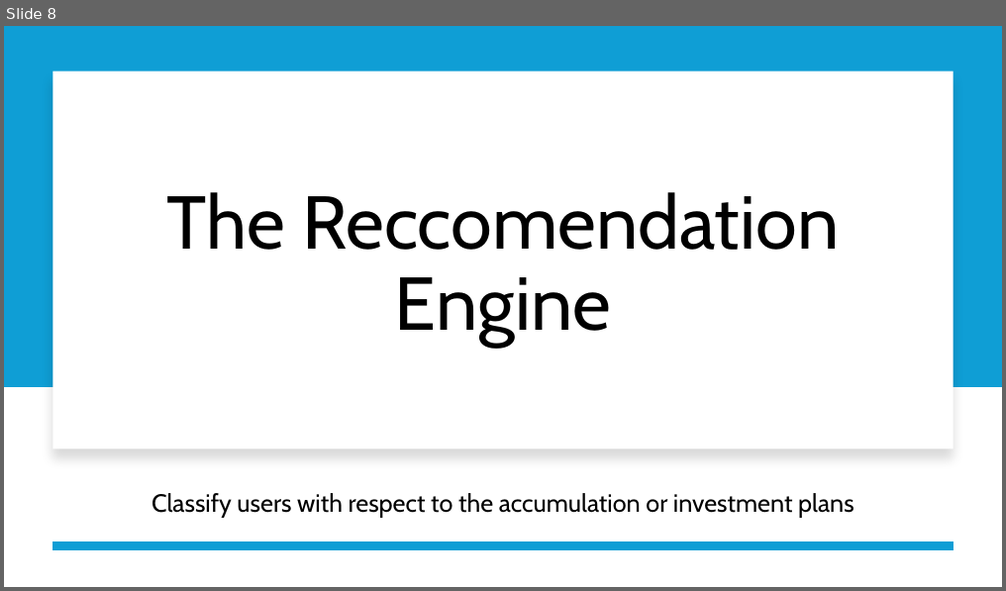
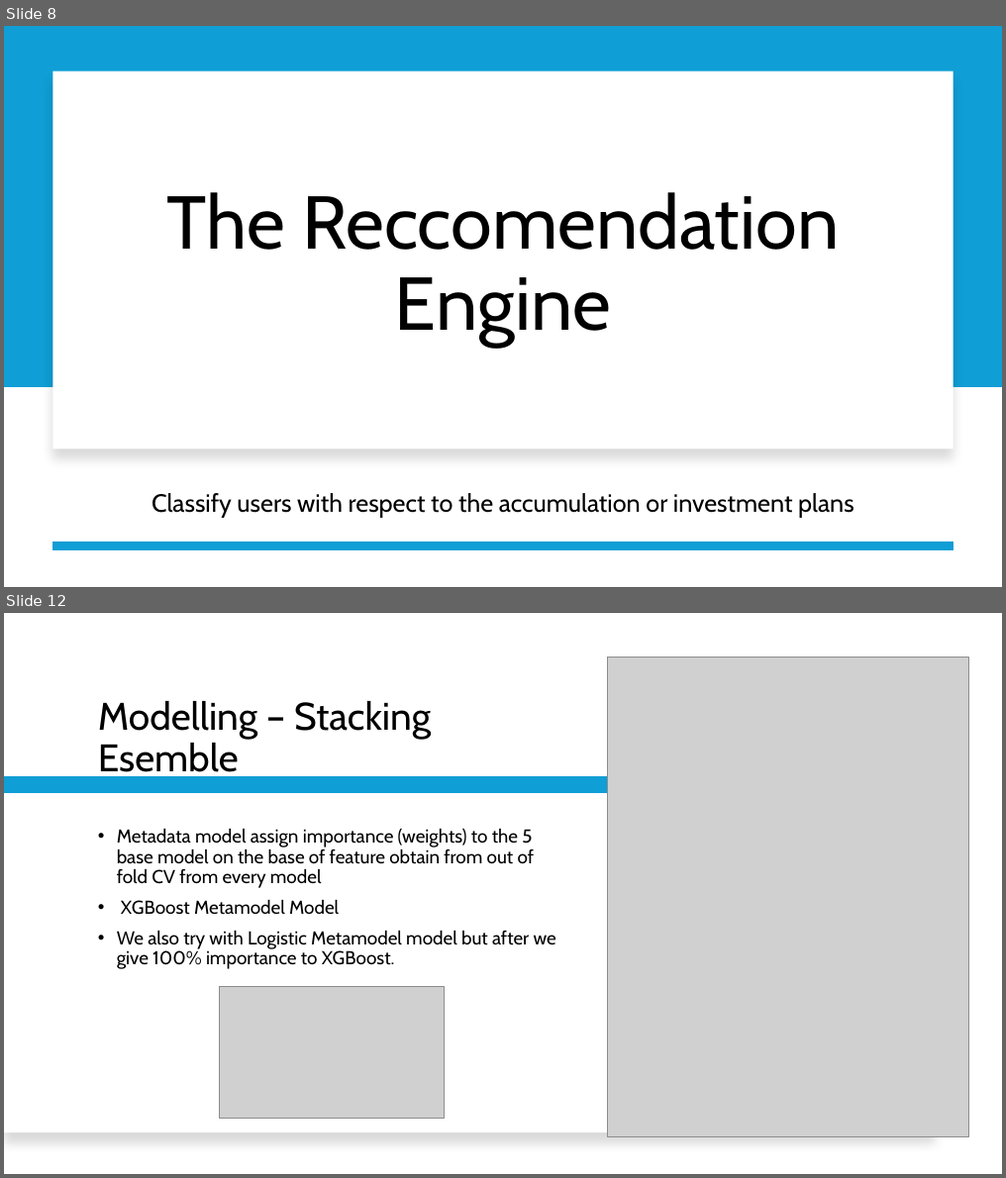
Before and after one commit to Smael-olk/Fintech, a slide deck: Business Case 2/Presentation Business Case 2.pptx. Shown one above the other, each under a label of ours: slide 8 before the commit, slides 8 and 12 after it; the slides between them are not shown. The pictures are 1006x591 and 1006x1178 pixels, drawn with LibreOffice and Linux fonts; fonts in the diff are those of the drawing; grey boxes stand for pictures. Boxes give left, top, right and bottom in pixels: in the first picture for what was removed or moved away, otherwise in the second. Text is boxed around its words. In the diff, an @@ line names an element or a change of style, - is before the commit and + after.

```diff
--- a/Business Case 2/Presentation Business Case 2.pptx
+++ b/Business Case 2/Presentation Business Case 2.pptx
@@ slide 12 added at (x1=4, y1=613, x2=1002, y2=1174), background #FFFFFF @@
@@ rectangle added at (x1=4, y1=613, x2=1002, y2=1174), fill #FFFFFF @@
@@ rectangle added at (x1=31, y1=613, x2=74, y2=1072), fill #0F9ED5 @@
@@ rectangle added at (x1=52, y1=656, x2=960, y2=1136), fill #FFFFFF @@
@@ picture added at (x1=607, y1=658, x2=969, y2=1137) @@
@@ title added at (x1=98, y1=701, x2=431, y2=780), 37 pt, text #000000 @@
+Modelling – Stacking Esemble
@@ rectangle added at (x1=4, y1=777, x2=943, y2=841), fill #0F9ED5 @@
@@ rectangle added at (x1=4, y1=793, x2=936, y2=1134), fill #FFFFFF @@
@@ text added at (x1=117, y1=828, x2=556, y2=969), 18 pt, text #000000 @@
+• Metadata model assign importance (weights) to the 5 base model on the base of feature obtain from out of fold CV from every model
+• XGBoost Metamodel Model
+• We also try with Logistic Metamodel model but after we give 100% importance to XGBoost.
@@ picture added at (x1=220, y1=986, x2=445, y2=1118) @@
```
Also in this commit, not shown: 3 slides changed, 2 other slides added, 2 slides removed.
